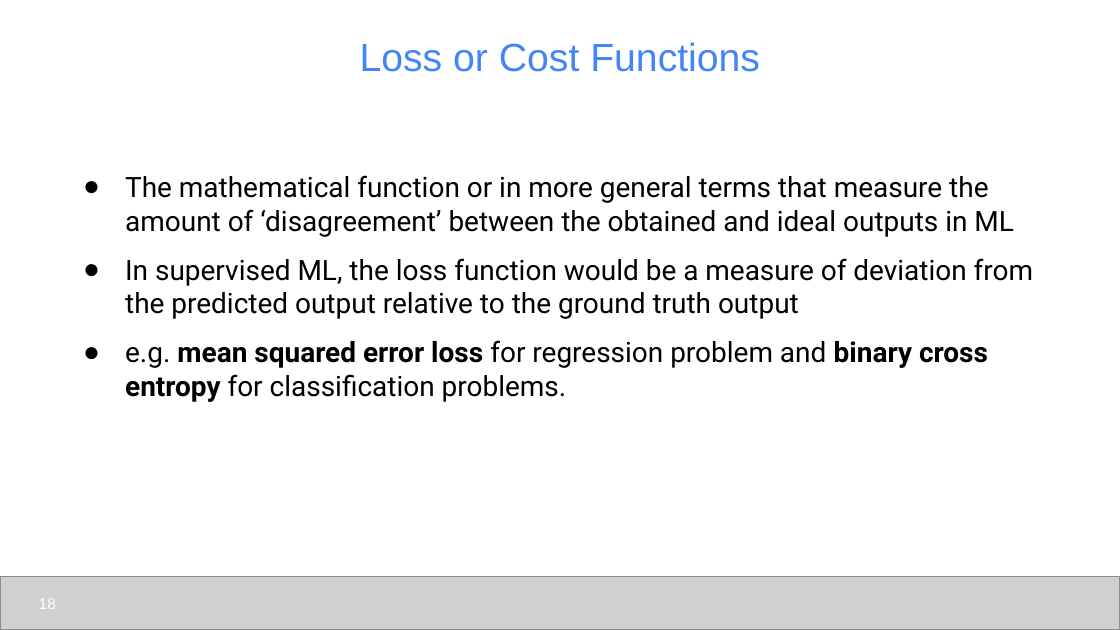
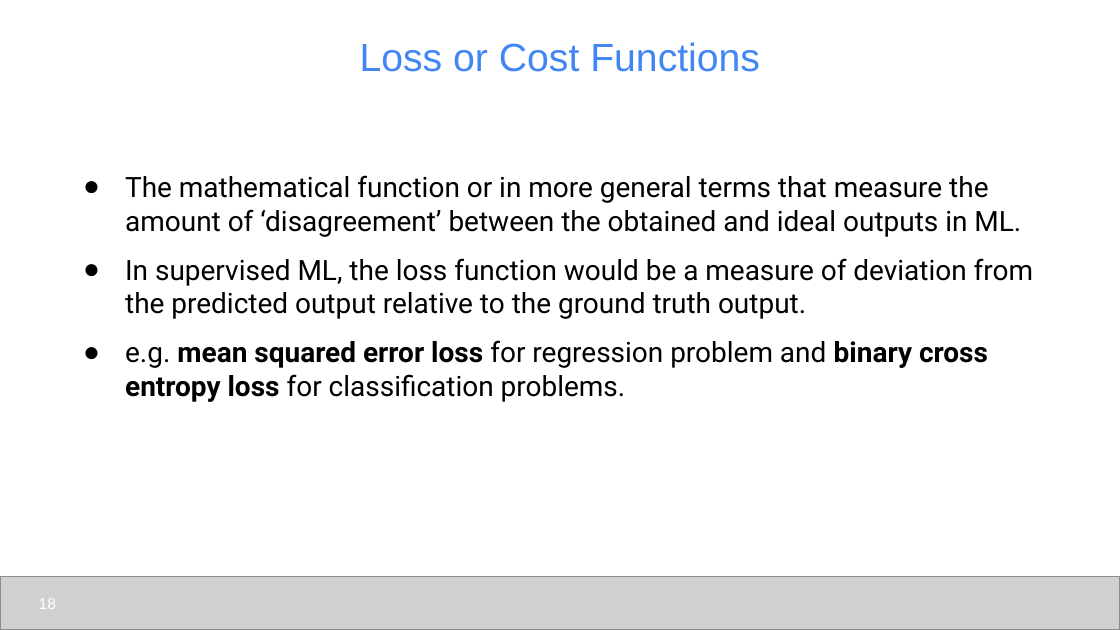
Before and after one commit to udel-cbcb/al_ml_workshop, a slide deck: slide 18 of Day_1/Lectures/Day_1_Lecture_1_Introduction_to_Artificial_Intelligence_and_Machine_Learning.pptx. Drawn at 1120x630 pixels with LibreOffice and Linux fonts; fonts in the diff are those of the drawing; grey boxes stand for pictures. Boxes give left, top, right and bottom in pixels: in the first picture for what was removed or moved away, otherwise in the second. Text is boxed around its words. In the diff, an @@ line names an element or a change of style, - is before the commit and + after.

```diff
--- a/Day_1/Lectures/Day_1_Lecture_1_Introduction_to_Artificial_Intelligence_and_Machine_Learning.pptx
+++ b/Day_1/Lectures/Day_1_Lecture_1_Introduction_to_Artificial_Intelligence_and_Machine_Learning.pptx
@@ text at [125,175,1033,402]: text changed @@
-● The mathematical function or in more general terms that measure the amount of ‘disagreement’ between the obtained and ideal outputs in ML
-● In supervised ML, the loss function would be a measure of deviation from the predicted output relative to the ground truth output
-● e.g. mean squared error loss for regression problem and binary cross entropy for classification problems.
+● The mathematical function or in more general terms that measure the amount of ‘disagreement’ between the obtained and ideal outputs in ML.
+● In supervised ML, the loss function would be a measure of deviation from the predicted output relative to the ground truth output.
+● e.g. mean squared error loss for regression problem and binary cross entropy loss for classification problems.
```
Also in this commit, not shown: 18 other slides changed, 7 other files.
